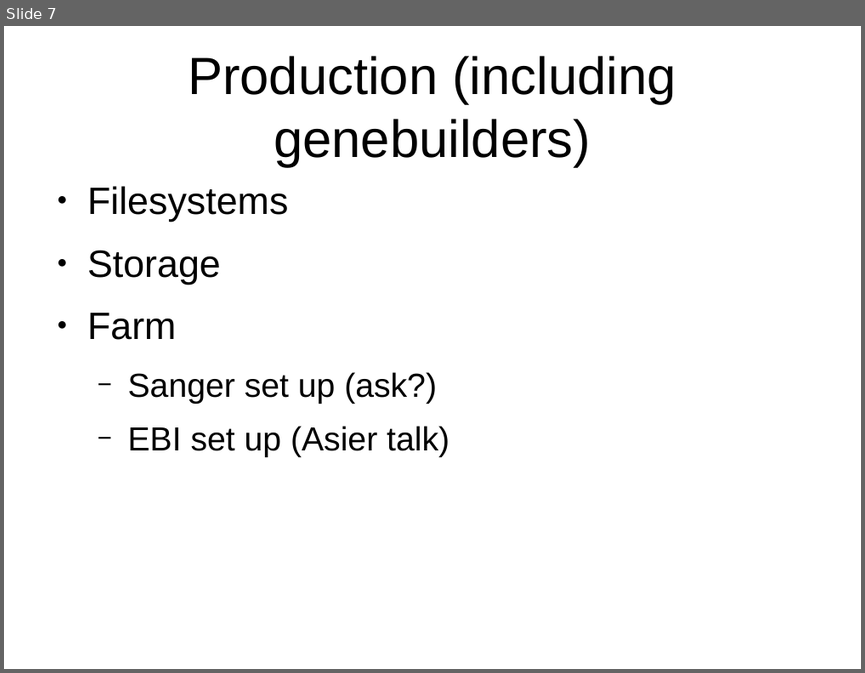
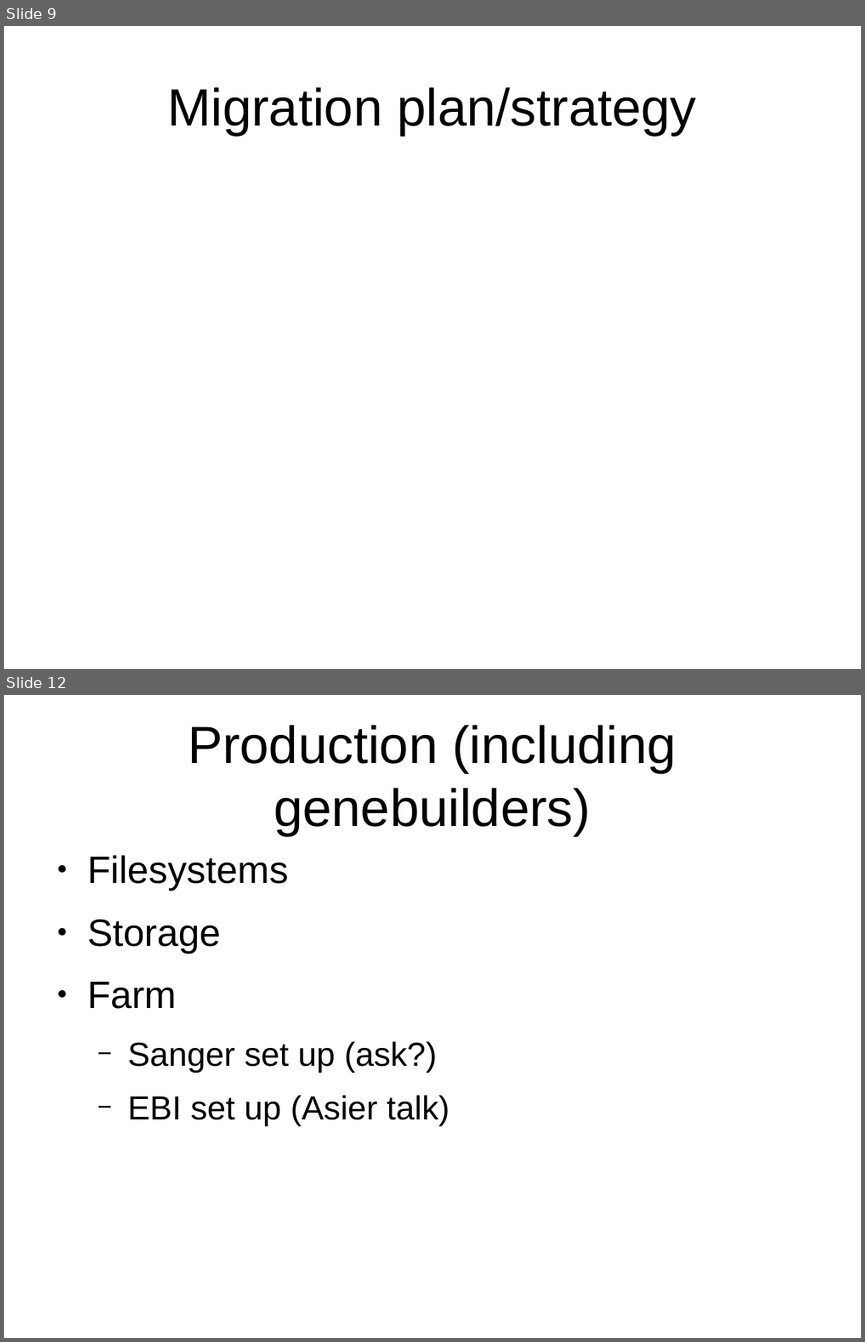
Before and after one commit to avullo/ensembl-migration-pm, a slide deck: data-review-10-16/talk.odp. Shown one above the other, each under a label of ours: slide 7 before the commit, slides 9 and 12 after it; the slides between them are not shown. The pictures are 865x673 and 865x1342 pixels, drawn with LibreOffice and Linux fonts; fonts in the diff are those of the drawing; background and template pictures are left out. Boxes give left, top, right and bottom in pixels: in the first picture for what was removed or moved away, otherwise in the second. Text is boxed around its words. In the diff, an @@ line names an element or a change of style, - is before the commit and + after.

```diff
--- a/data-review-10-16/talk.odp
+++ b/data-review-10-16/talk.odp
@@ slide 9 added at [4,26,861,669], background #FFFFFF @@
@@ title added at [167,87,696,136], 44 pt, text #000000 @@
+Migration plan/strategy
@@ what was slide 7 is now slide 12 @@
```
Also in this commit, not shown: 2 slides changed, 7 other slides added, 3 slides removed, 2 other files.
